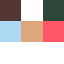
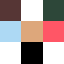
Layered file, before and after one edit (64x64). Changes by layer:
painted on "Layer 3" over bbox(21, 42, 43, 64)
